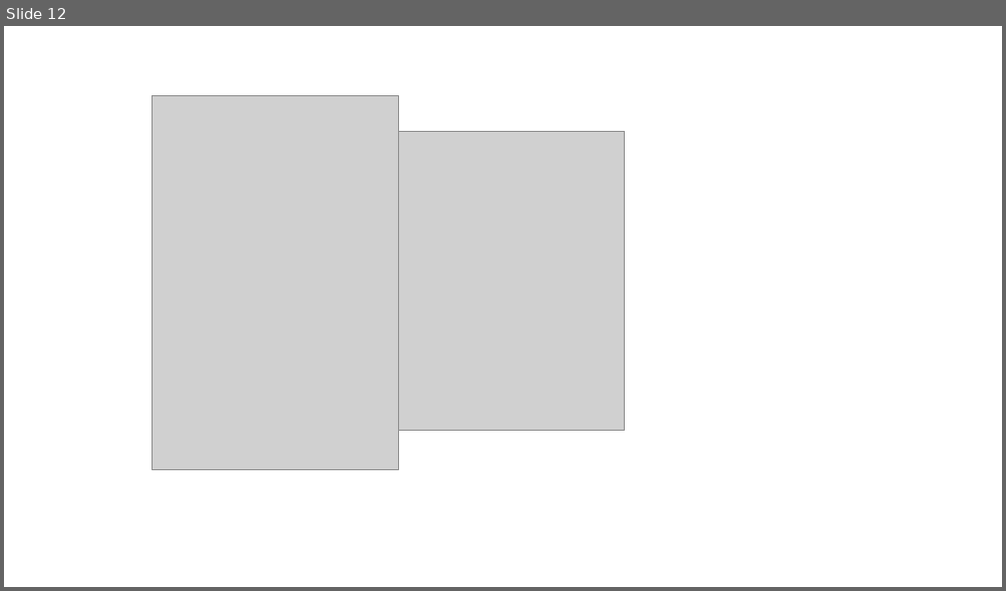
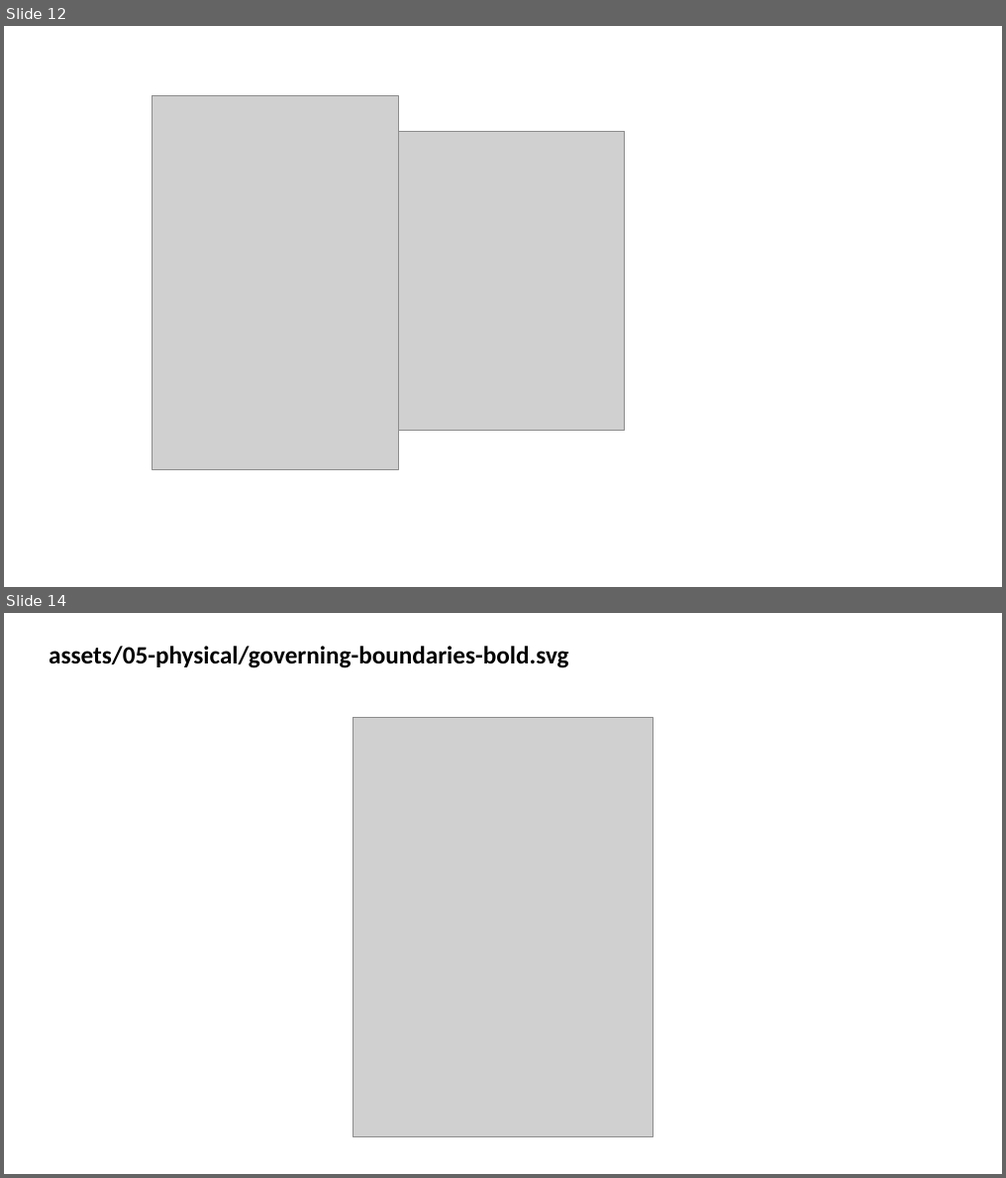
Before and after one commit to wdumontaud/slides_PUCPR, a slide deck: assets/illustrations.pptx. Shown one above the other, each under a label of ours: slide 12 before the commit, slides 12 and 14 after it; the slides between them are not shown. The pictures are 1006x591 and 1006x1178 pixels, drawn with LibreOffice and Linux fonts; fonts in the diff are those of the drawing; grey boxes stand for pictures. Boxes give left, top, right and bottom in pixels: in the first picture for what was removed or moved away, otherwise in the second. Text is boxed around its words. In the diff, an @@ line names an element or a change of style, - is before the commit and + after.

```diff
--- a/assets/illustrations.pptx
+++ b/assets/illustrations.pptx
@@ slide 14 added at (4, 613, 1002, 1174), background #FFFFFF @@
@@ text added at (49, 646, 568, 668), 24 pt, text #000000, bold @@
+assets/05-physical/governing-boundaries-bold.svg
@@ picture added at (353, 718, 653, 1137) @@
```
Also in this commit, not shown: 3 slides changed, 4 other slides added, 13 other files.
